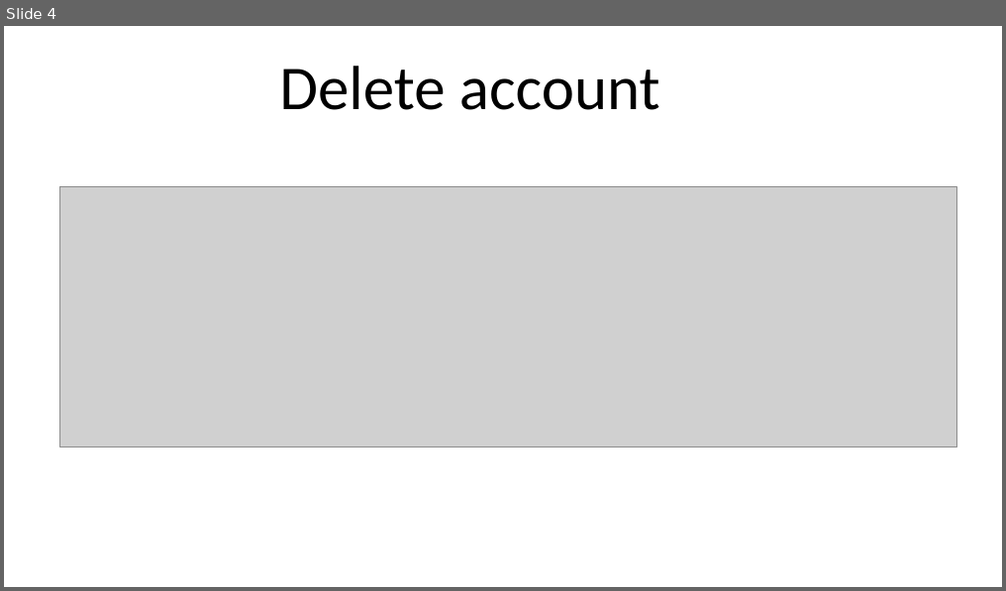
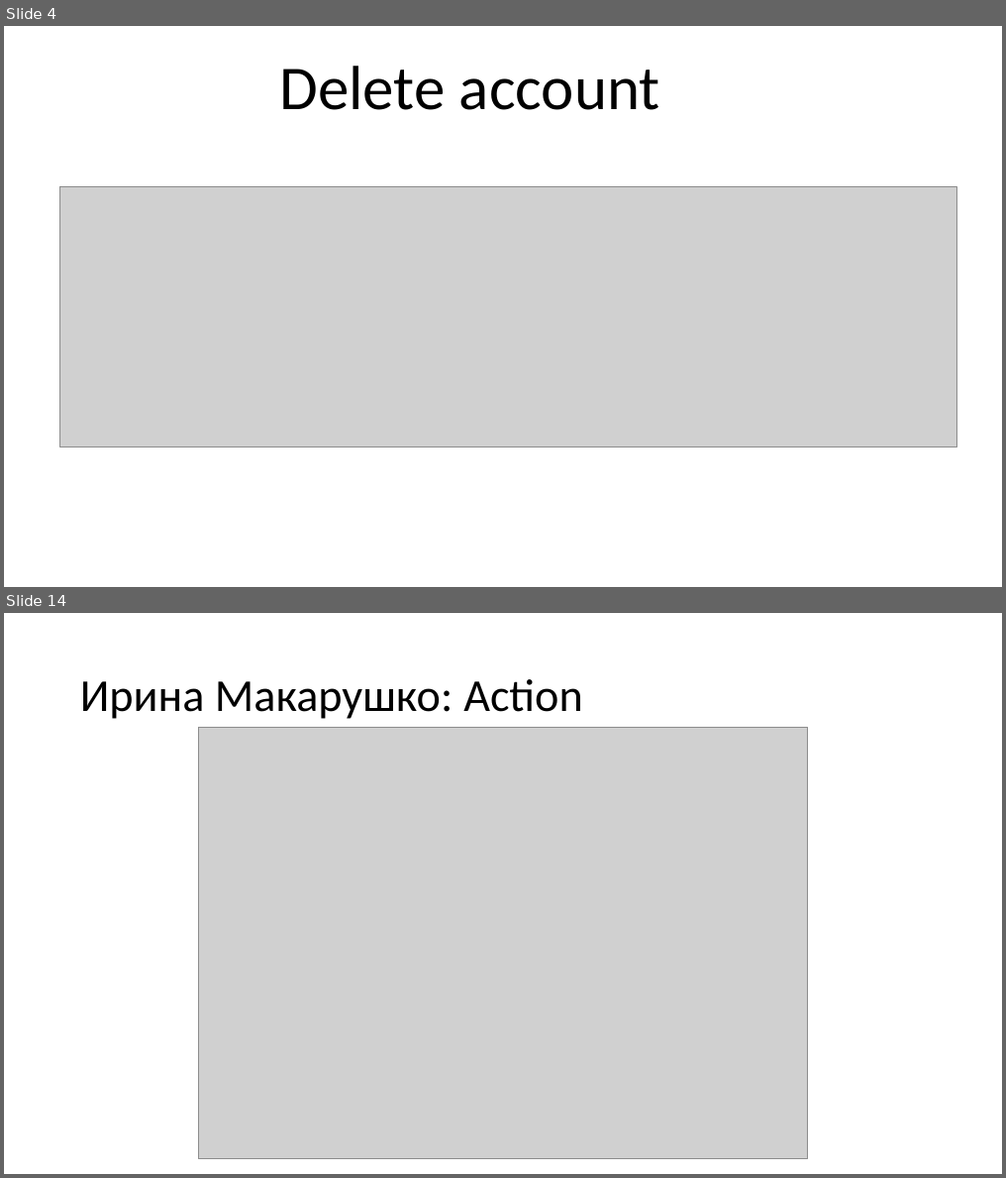
Before and after one commit to maxfirecheetah2/Bank, a slide deck: BankSystem/Presentation.pptx. Shown one above the other, each under a label of ours: slide 4 before the commit, slides 4 and 14 after it; the slides between them are not shown. The pictures are 1006x591 and 1006x1178 pixels, drawn with LibreOffice and Linux fonts; fonts in the diff are those of the drawing; grey boxes stand for pictures. Boxes give left, top, right and bottom in pixels: in the first picture for what was removed or moved away, otherwise in the second. Text is boxed around its words. In the diff, an @@ line names an element or a change of style, - is before the commit and + after.

```diff
--- a/BankSystem/Presentation.pptx
+++ b/BankSystem/Presentation.pptx
@@ slide 14 added at (4,613,1002,1174), background #FFFFFF @@
@@ title added at (80,679,583,719), 44 pt, text #000000 @@
+Ирина Макарушко: Action
@@ picture added at (199,727,808,1159) @@
```
Also in this commit, not shown: 9 other slides added, 1 slide removed.
